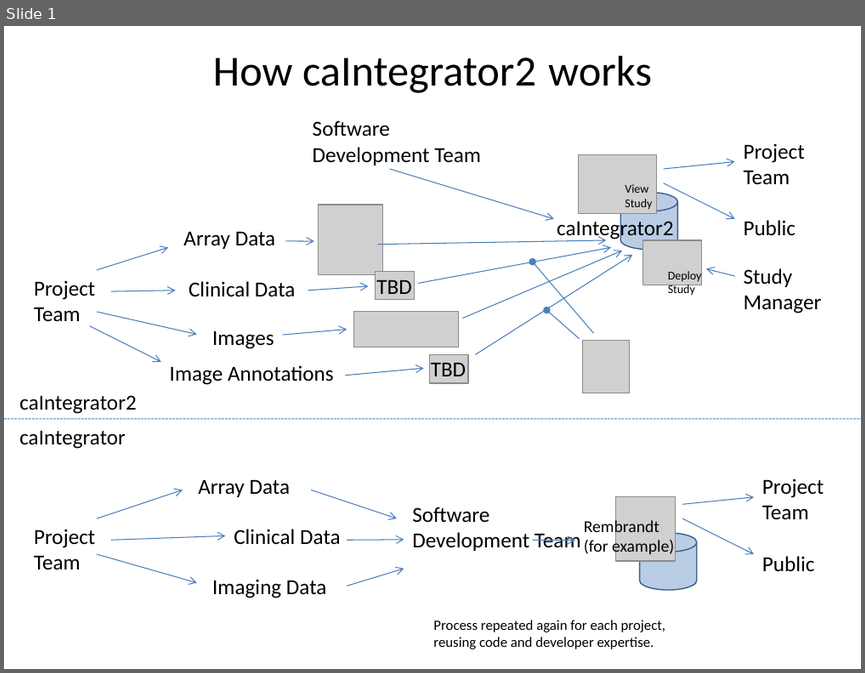
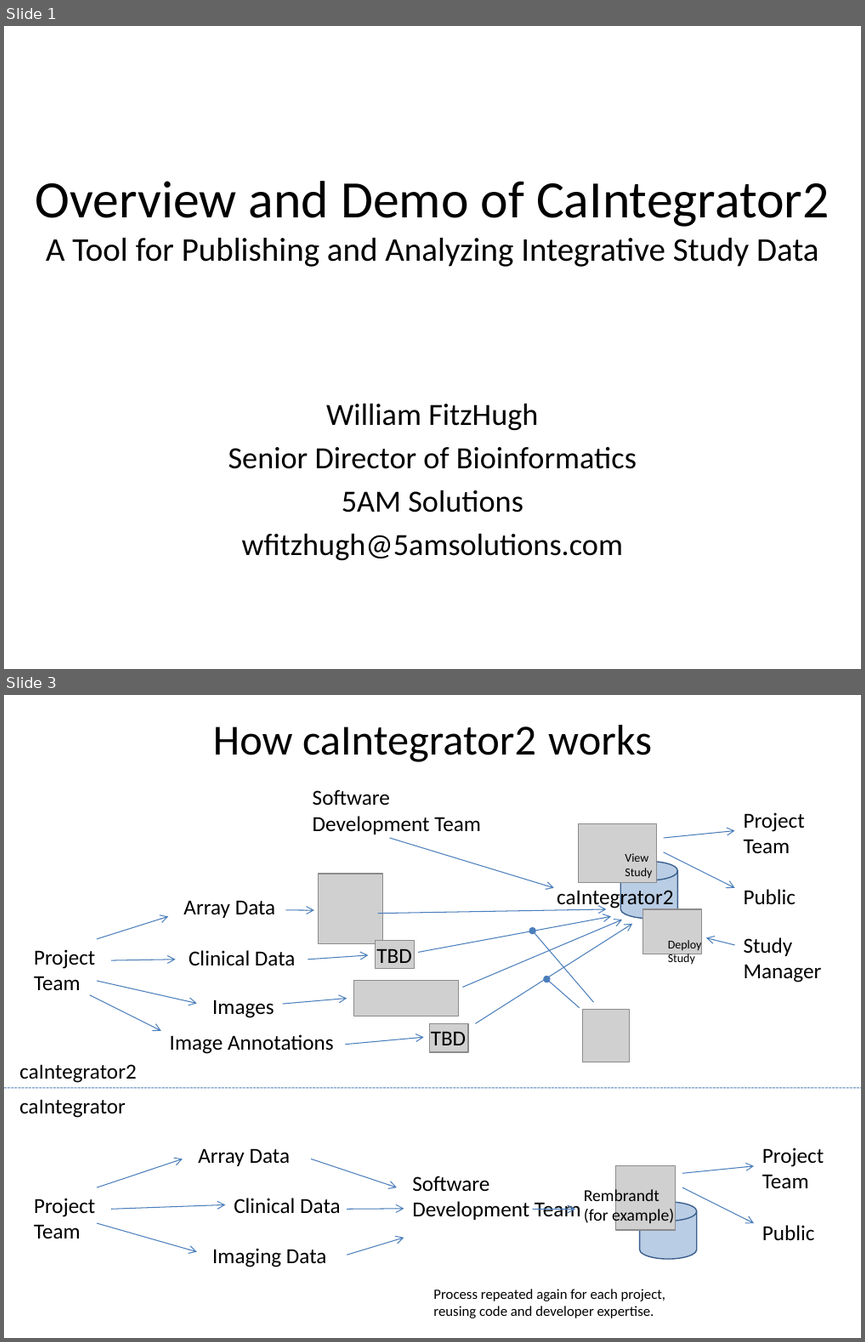
Before and after one commit to NCIP/caintegrator, a slide deck: docs/project_management/external_meetings/ICR Workspace Mtg Sept 2008 Slides.pptx. Shown one above the other, each under a label of ours: slide 1 before the commit, slides 1 and 3 after it; the slides between them are not shown. The pictures are 865x673 and 865x1342 pixels, drawn with LibreOffice and Linux fonts; fonts in the diff are those of the drawing; grey boxes stand for pictures. Boxes give left, top, right and bottom in pixels: in the first picture for what was removed or moved away, otherwise in the second. Text is boxed around its words. In the diff, an @@ line names an element or a change of style, - is before the commit and + after.

```diff
--- a/docs/project_management/external_meetings/ICR Workspace Mtg Sept 2008 Slides.pptx
+++ b/docs/project_management/external_meetings/ICR Workspace Mtg Sept 2008 Slides.pptx
@@ slide 1 added at box(4, 26, 861, 669), background #FFFFFF @@
@@ title added at box(35, 181, 828, 267), 27.9 pt, text #000000 @@
+Overview and Demo of CaIntegrator2
+A Tool for Publishing and Analyzing Integrative Study Data
@@ subtitle added at box(228, 403, 636, 561), 25.9 pt, text #000000 @@
+William FitzHugh
+Senior Director of Bioinformatics
+5AM Solutions
+wfitzhugh@5amsolutions.com
@@ what was slide 1 is now slide 3 @@
```
Also in this commit, not shown: 1 other slide added.
